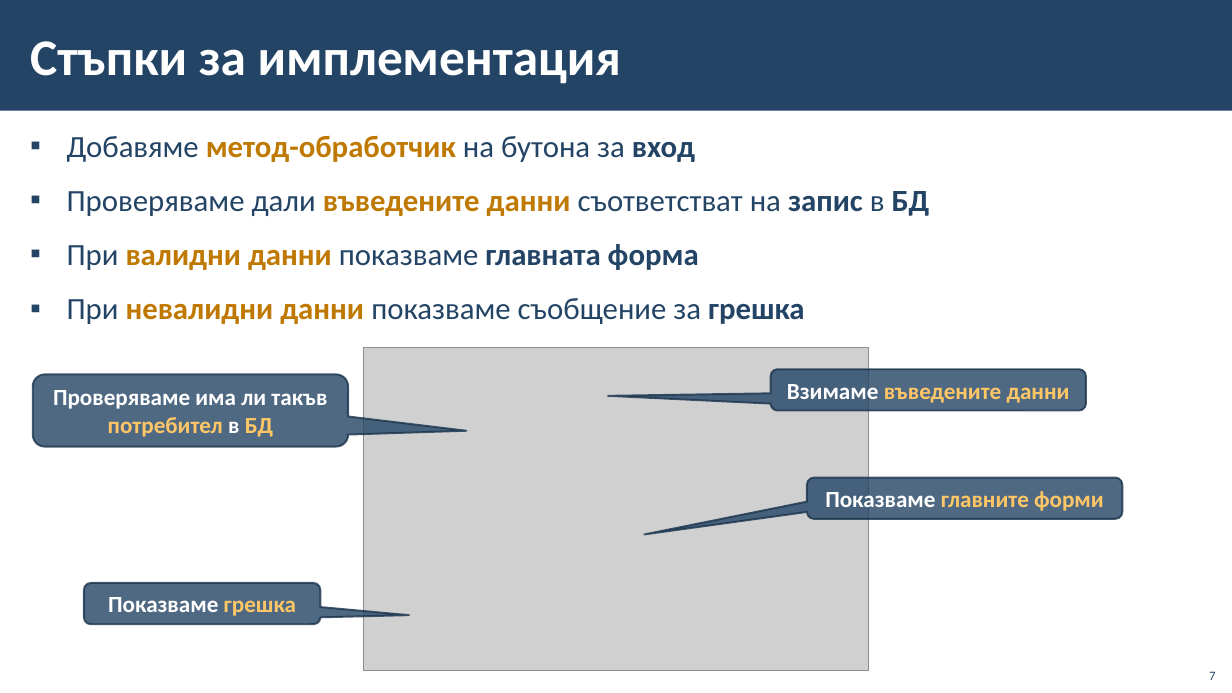
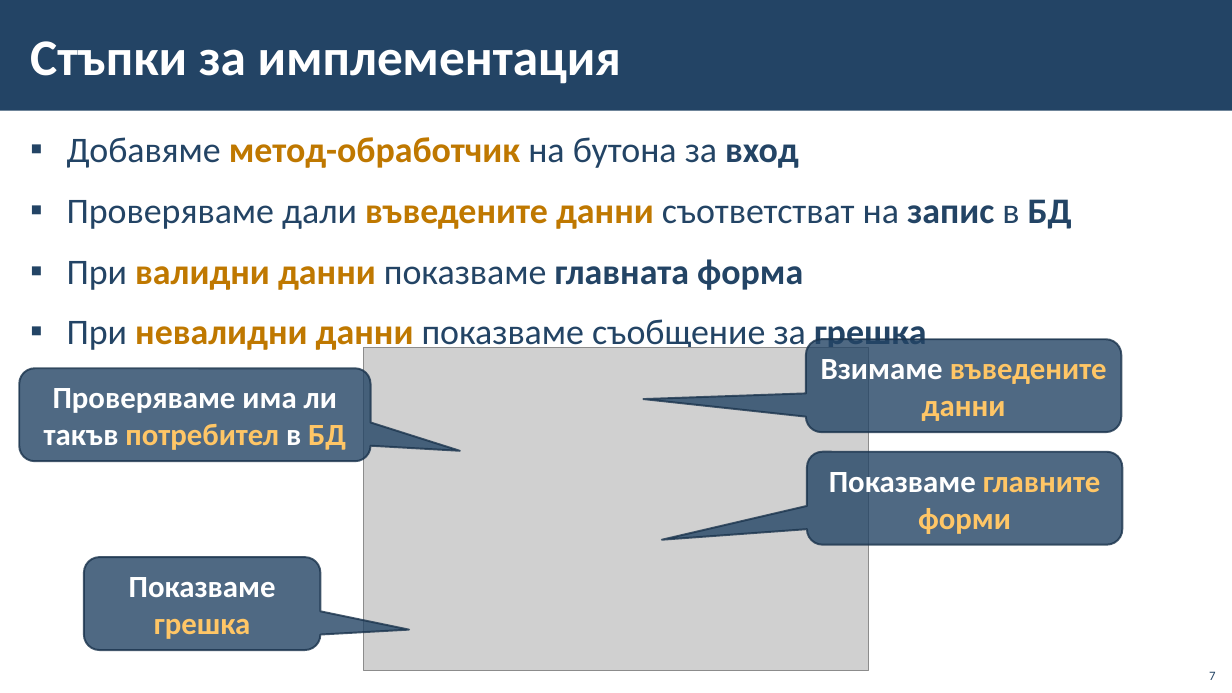
Before and after one commit to BG-IT-Edu/School-Programming, a slide deck: slide 7 of Courses/Software-Sciences/Module-4-Information-Systems-New/12-Implementation-of-Information-System/12-Implementation-of-Information-System-First-Part.pptx. Drawn at 1232x693 pixels with LibreOffice and Linux fonts; fonts in the diff are those of the drawing; grey boxes stand for pictures; background and template pictures are left out. Boxes give left, top, right and bottom in pixels: in the first picture for what was removed or moved away, otherwise in the second. Text is boxed around its words. In the diff, an @@ line names an element or a change of style, - is before the commit and + after.

```diff
--- a/Courses/Software-Sciences/Module-4-Information-Systems-New/12-Implementation-of-Information-System/12-Implementation-of-Information-System-First-Part.pptx
+++ b/Courses/Software-Sciences/Module-4-Information-Systems-New/12-Implementation-of-Information-System/12-Implementation-of-Information-System-First-Part.pptx
@@ text "Добавяме метод-обработчик на бутона за ..." at box(67, 137, 1072, 354): size 24 to 28 pt @@
@@ rounded speech box "Взимаме въведените данни" at box(806, 339, 1121, 433): size 18 to 24 pt @@
@@ rounded speech box "Взимаме въведените данни": place and size @@
-rounded speech box "Взимаме въведените данни" at box(771, 370, 1086, 411)
+rounded speech box "Взимаме въведените данни" at box(806, 339, 1121, 433)
@@ rounded speech box "Проверяваме има ли такъв потребител ..." at box(19, 369, 371, 462): size 18 to 24 pt; proportions changed @@
@@ rounded speech box "Проверяваме има ли такъв потребител ...": place and size @@
-rounded speech box "Проверяваме има ли такъв потребител ..." at box(32, 374, 348, 446)
+rounded speech box "Проверяваме има ли такъв потребител ..." at box(19, 369, 371, 462)
@@ rounded speech box "Показваме главните форми": place and size @@
-rounded speech box "Показваме главните форми" at box(807, 478, 1122, 519)
+rounded speech box "Показваме главните форми" at box(807, 452, 1122, 545)
@@ rounded speech box "Показваме главните форми" at box(807, 452, 1122, 545): size 18 to 24 pt; proportions changed @@
@@ rounded speech box "Показваме грешка": place and size @@
-rounded speech box "Показваме грешка" at box(84, 583, 321, 625)
+rounded speech box "Показваме грешка" at box(84, 557, 321, 651)
@@ rounded speech box "Показваме грешка" at box(84, 557, 321, 651): size 18 to 24 pt @@
```
Also in this commit, not shown: 12 other slides changed, 1 slide added.
